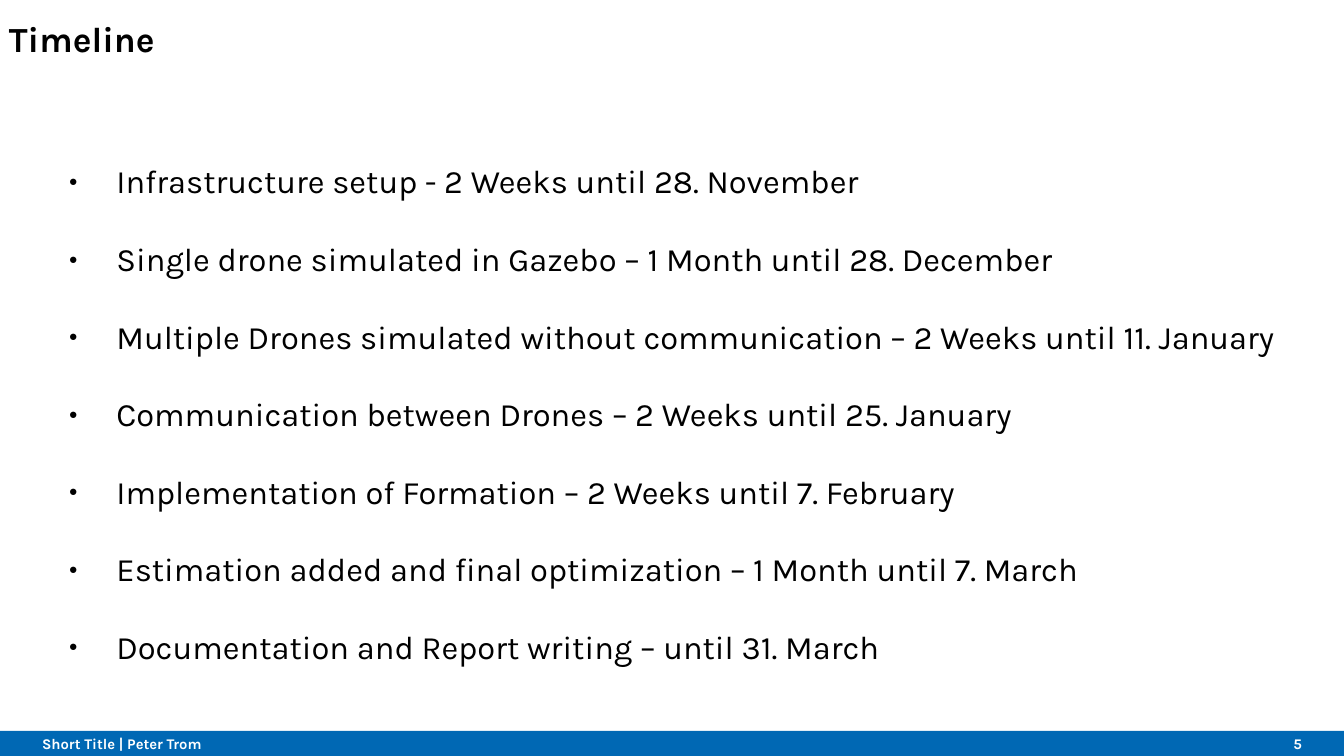
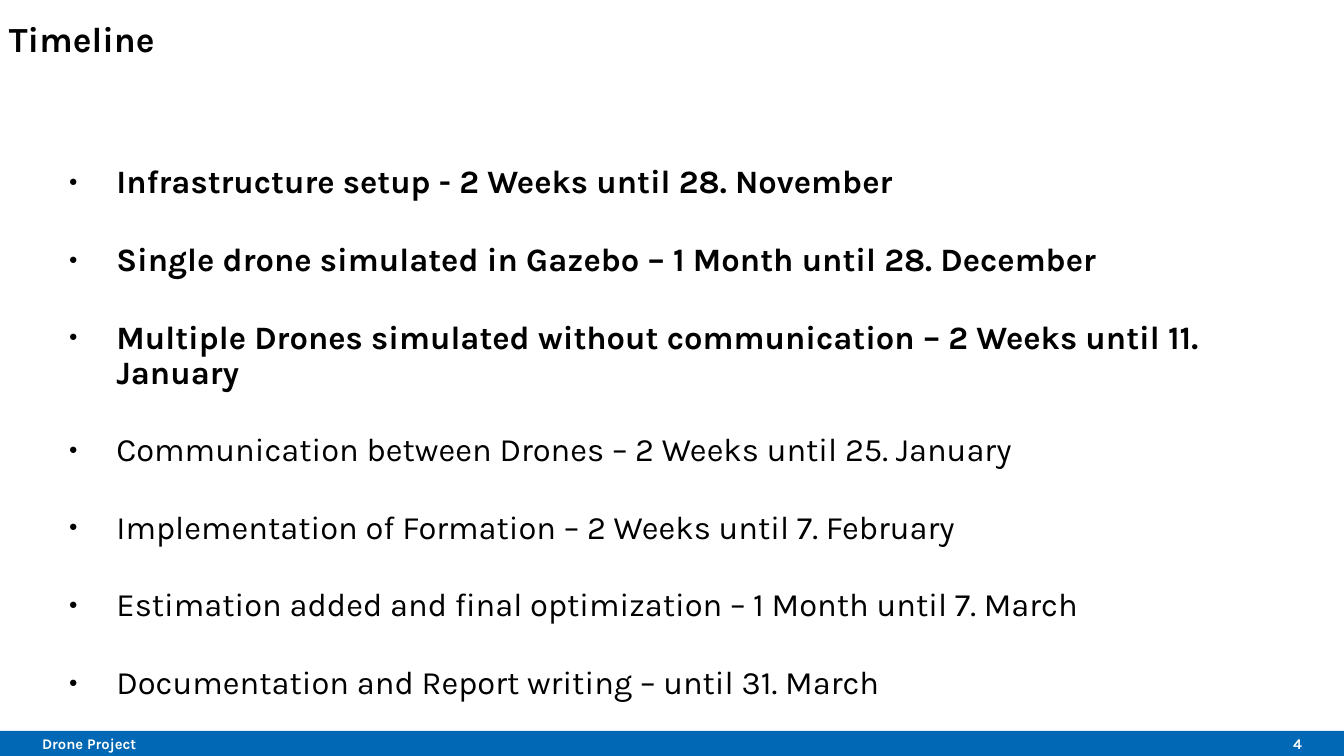
Before and after one commit to Belvin7/Drone_Project_personal-, a slide deck: slide 4 of AMS_Intermediate_Presentation.odp (slide 5 before the commit). Drawn at 1344x756 pixels with LibreOffice and Linux fonts; fonts in the diff are those of the drawing; background and template pictures are left out. Boxes give left, top, right and bottom in pixels: in the first picture for what was removed or moved away, otherwise in the second. Text is boxed around its words. In the diff, an @@ line names an element or a change of style, - is before the commit and + after.

```diff
--- a/AMS_Intermediate_Presentation.odp
+++ b/AMS_Intermediate_Presentation.odp
@@ text at bbox=[116, 169, 1198, 392]: bold on in "Infrastructure setup - 2 Weeks until 28. ...", "Single drone simulated in Gazebo – 1 ...", "Multiple Drones simulated without communication – 2 ..." @@
@@ text at bbox=[42, 738, 136, 753]: text changed @@
-Short Title | Peter Trom
+Drone Project
@@ page number at bbox=[1293, 739, 1302, 749]: text changed @@
-5
+4
```
Also in this commit, not shown: 3 other slides changed, 9 slides added, 2 slides removed, 1 other file.
